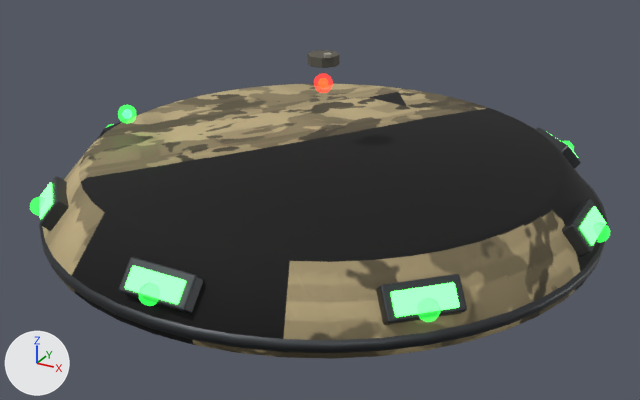
What one commit did to the glTF model public/models/GASILO.glb.
Both versions are drawn from a 50 mm lens placed at (1.244, -2.283, 0.694), pointed at (0.051, -0.114, -0.39). The axes (+X, +Y, +Z) are drawn at lower left. The lights are the same throughout. The older version comes first. Where no turn or scale is listed for an object, it has been applied to the vertices. Vertices at exactly the same position are counted once.

Script lines for the objects in view, before the commit:
```python
ob_footing = bpy.data.objects.new('Footing', me_footing)
ob_footing.location = (0.0, 0.0, 0.0)
ob_readylight = bpy.data.objects.new('ReadyLight', me_readylight)
ob_readylight.location = (-0.573, -0.237, -0.18)
ob_skirt = bpy.data.objects.new('Skirt', me_skirt)
ob_skirt.location = (0.0, 0.0, -0.5)
ob_tankdetails = bpy.data.objects.new('TankDetails', me_tankdetails)
ob_tankdetails.location = (0.0, 0.0, -0.5)
ob_tiberiumglow4 = bpy.data.objects.new('TiberiumGlow4', me_tiberiumglow4)
ob_tiberiumglow4.location = (-0.608, -0.608, -0.36)
ob_tiberiumglow5 = bpy.data.objects.new('TiberiumGlow5', me_tiberiumglow5)
ob_tiberiumglow5.location = (0.0, -0.86, -0.36)
ob_tiberiumglow6 = bpy.data.objects.new('TiberiumGlow6', me_tiberiumglow6)
ob_tiberiumglow6.location = (0.608, -0.608, -0.36)
ob_tiberiumglow7 = bpy.data.objects.new('TiberiumGlow7', me_tiberiumglow7)
ob_tiberiumglow7.location = (0.86, 0.0, -0.36)
ob_toplight = bpy.data.objects.new('TopLight', me_toplight)
ob_toplight.location = (0.0, 0.0, -0.06)
```
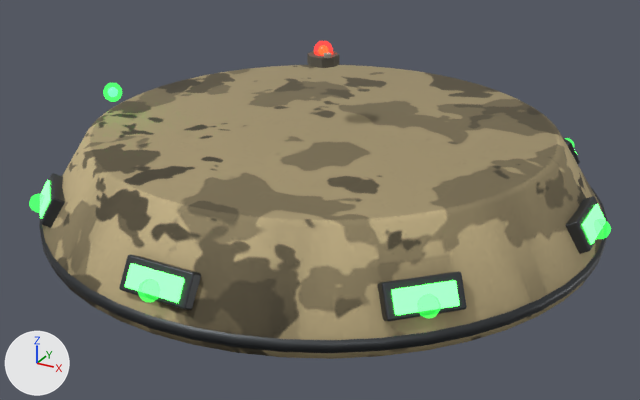
Edits to the bpy script that builds the scene:
```text
Change me_skirt:
    used by ob_skirt; location = (0.0, 0.0, -0.5)
    remove me_skirt.from_pydata(...)  # 192 vertices, 380 faces; spans x -0.86..0.86, y -0.86..0.86, z 0.03..0.23
    add me_skirt.from_pydata(...)  # 192 vertices, 380 faces; spans x -0.86..0.86, y -0.86..0.86, z 0.03..0.31
    me_skirt part 1: all 96 vertices in x -0.74..0.74, y -0.74..0.74, z 0.22..0.23 are scaled about their middle by (0.973, 0.973, 1), then moved by (0.0, 0.0, 0.08)
    me_skirt part 2: texture (UV) coordinates of 378 of 380 faces, centred in x -0.86..0.86, y -0.86..0.86, z 0.03..0.23, changed; they spanned u 0.0..1.0, v 0.0..0.89 and now span u 0.0..0.73, v 0.0..1.0
Change me_tankdetails:
    used by ob_tankdetails; location = (0.0, 0.0, -0.5)
    remove me_tankdetails.from_pydata(...)  # 992 vertices, 1916 faces; spans x -0.87..0.87, y -0.87..0.87, z 0.05..0.19
    add me_tankdetails.from_pydata(...)  # 992 vertices, 1916 faces; spans x -0.87..0.87, y -0.87..0.87, z 0.05..0.2
    me_tankdetails part 3: the whole mesh is moved by (0.0, 0.0, 0.01)
Change ob_readylight:
    ob_readylight.location: (-0.573, -0.237, -0.18) -> (-0.61, -0.253, -0.11)
Change ob_tiberiumglow4:
    ob_tiberiumglow4.location: (-0.608, -0.608, -0.36) -> (-0.608, -0.608, -0.35)
Change ob_tiberiumglow5:
    ob_tiberiumglow5.location: (0.0, -0.86, -0.36) -> (0.0, -0.86, -0.35)
Change ob_tiberiumglow6:
    ob_tiberiumglow6.location: (0.608, -0.608, -0.36) -> (0.608, -0.608, -0.35)
Change ob_tiberiumglow7:
    ob_tiberiumglow7.location: (0.86, 0.0, -0.36) -> (0.86, 0.0, -0.35)
Change ob_toplight:
    ob_toplight.location: (0.0, 0.0, -0.06) -> (0.0, 0.0, 0.04)
```

Location of each change, (x1, y1, x2, y2) in pixels of the pictures (640 x 400 px; the box of a moved part takes in the faces that stretch with it):
'Skirt', reshaped, surface changed (7% taller): before (42, 84, 604, 359); after (42, 65, 603, 359)
'TankDetails', mesh moved: before (39, 113, 607, 353); after (39, 138, 607, 353)
'ReadyLight', moved: before (118, 105, 137, 124); after (103, 83, 122, 102)
'TiberiumGlow6', moved: before (417, 298, 440, 322); after (417, 294, 441, 318)
'TopLight', moved: before (314, 73, 333, 93); after (314, 41, 333, 56)
'TiberiumGlow5', moved: before (139, 283, 160, 306); after (138, 279, 160, 302)
'TiberiumGlow7', moved: before (594, 222, 611, 243); after (594, 219, 611, 239)
'TiberiumGlow4', moved: before (30, 197, 45, 216); after (29, 194, 44, 213)
part 1 of me_skirt, moved or reshaped: before (42, 84, 604, 340); after (42, 65, 603, 340)
part 2 of me_skirt, surface changed: before (42, 84, 604, 359); after (42, 65, 603, 359)
part 3 of me_tankdetails, moved or reshaped: before (40, 113, 607, 325); after (40, 138, 605, 321)
